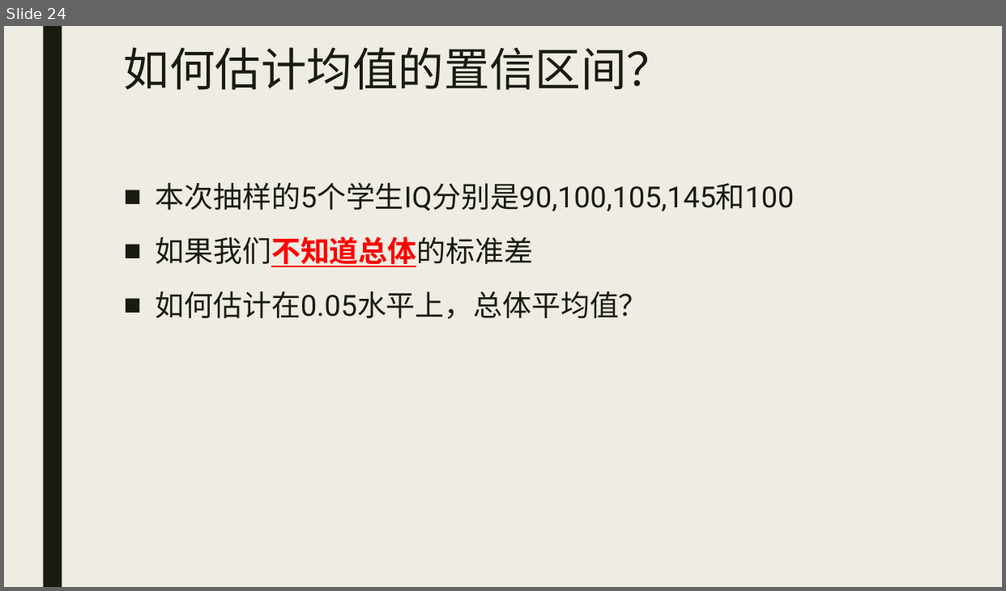
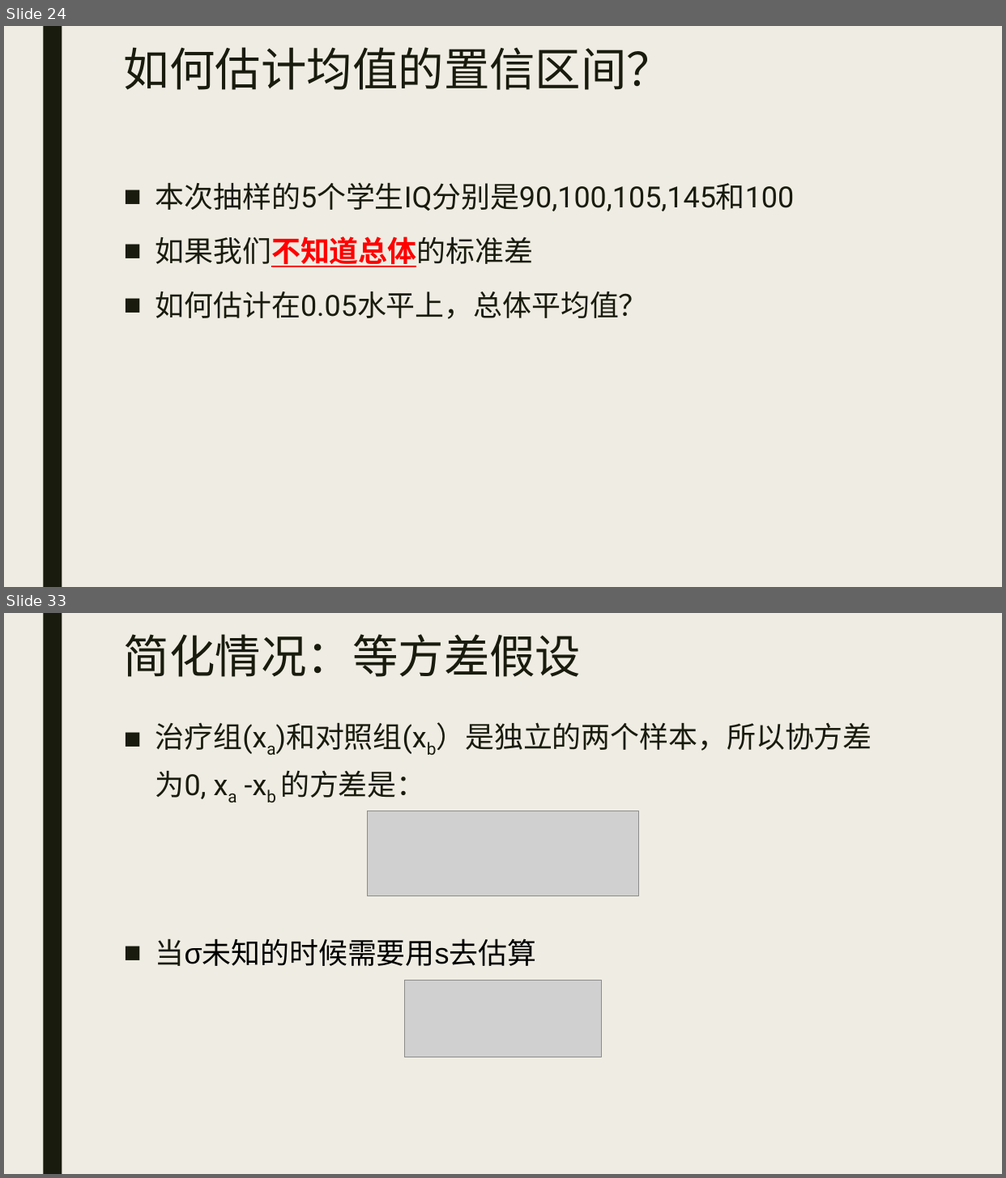
Before and after one commit to beneon/medstat, a slide deck: lect-2/lect-2.pptx. Shown one above the other, each under a label of ours: slide 24 before the commit, slides 24 and 33 after it; the slides between them are not shown. The pictures are 1006x591 and 1006x1178 pixels, drawn with LibreOffice and Linux fonts; fonts in the diff are those of the drawing; grey boxes stand for pictures. Boxes give left, top, right and bottom in pixels: in the first picture for what was removed or moved away, otherwise in the second. Text is boxed around its words. In the diff, an @@ line names an element or a change of style, - is before the commit and + after.

```diff
--- a/lect-2/lect-2.pptx
+++ b/lect-2/lect-2.pptx
@@ slide 33 added at [4, 613, 1002, 1174], background #EFEDE3; not listed: 1 template element that a slide beside it also shows @@
@@ title added at [124, 634, 582, 677], 44 pt, text #191B0E @@
+简化情况：等方差假设
@@ text added at [155, 722, 872, 966], 28 pt, text #191B0E @@
+■ 治疗组(xa)和对照组(xb）是独立的两个样本，所以协方差为0, xa -xb 的方差是：
+■ 当σ未知的时候需要用s去估算
@@ picture added at [367, 811, 638, 897] @@
@@ picture added at [404, 981, 601, 1057] @@
```
Also in this commit, not shown: 12 other slides added, 3 other files.
